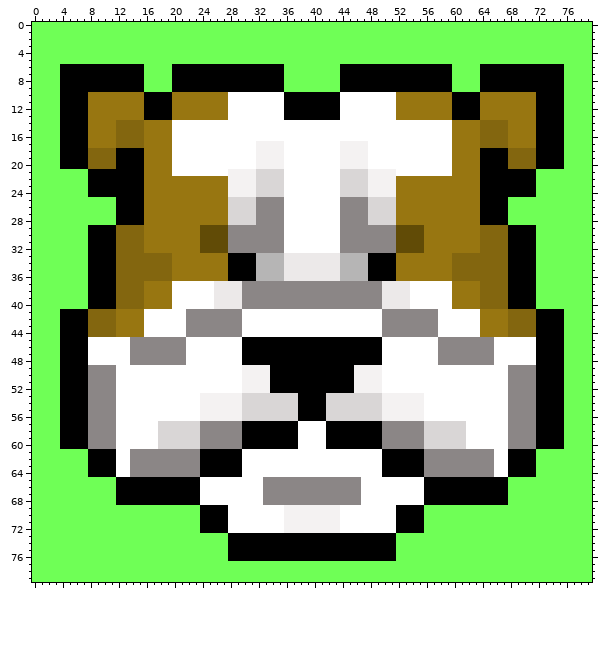
A sprite sheet gets an edit: client/public/images/pf_bulldog.png. The picture above is the old version.
The file is 160x160 pixels, drawn in blocks of 2x2; one block is one cell here. Colours within 5 levels of each other are drawn and written as one.
The result:
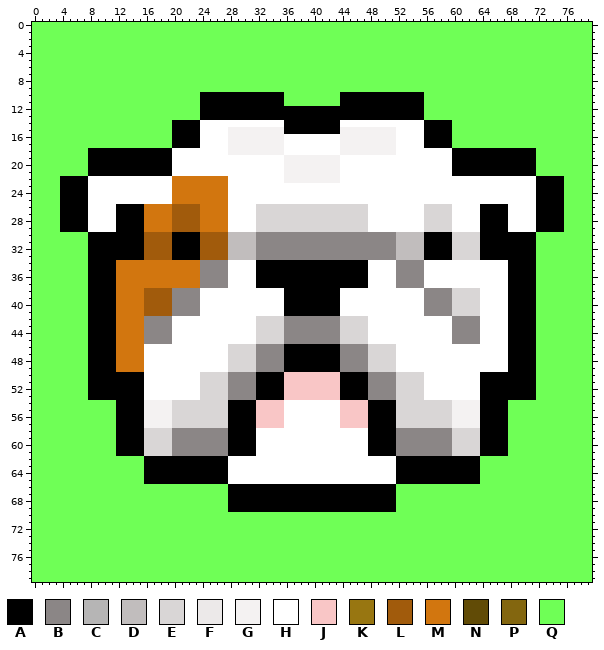
Palette (. is transparent): A #000000  B #8b8686  C #b6b5b5  D #c1bdbd  E #d9d6d6  F #ece9e9  G #f4f2f2  H #ffffff  J #f9c6c6  K #987611  L #a15b0c  M #d2760f  N #614b06  P #83660f  Q #6fff56
From old to new:
Changed rows in their new state; - is an unchanged pixel.
first column x 4:
 6 QQQQQQQQQQQQ----QQQQQQQQQQQQQQQQ--------QQQQQQQQQQQQQQQQ----QQQQQQQQQQQQ
 7 QQQQQQQQQQQQ----QQQQQQQQQQQQQQQQ--------QQQQQQQQQQQQQQQQ----QQQQQQQQQQQQ
 8 QQQQQQQQQQQQ----QQQQQQQQQQQQQQQQ--------QQQQQQQQQQQQQQQQ----QQQQQQQQQQQQ
 9 QQQQQQQQQQQQ----QQQQQQQQQQQQQQQQ--------QQQQQQQQQQQQQQQQ----QQQQQQQQQQQQ
10 QQQQQQQQQQQQQQQQQQQQAAAAAAAAAAAAQQQQQQQQAAAAAAAAAAAAQQQQQQQQQQQQQQQQQQQQ
11 QQQQQQQQQQQQQQQQQQQQAAAAAAAAAAAAQQQQQQQQAAAAAAAAAAAAQQQQQQQQQQQQQQQQQQQQ
12 QQQQQQQQQQQQQQQQQQQQAAAAAAAAAAAA--------AAAAAAAAAAAAQQQQQQQQQQQQQQQQQQQQ
13 QQQQQQQQQQQQQQQQQQQQAAAAAAAAAAAA--------AAAAAAAAAAAAQQQQQQQQQQQQQQQQQQQQ
14 QQQQQQQQQQQQQQQQAAAA------------AAAAAAAA------------AAAAQQQQQQQQQQQQQQQQ
15 QQQQQQQQQQQQQQQQAAAA----GGGGGGGGAAAAAAAAGGGGGGGG----AAAAQQQQQQQQQQQQQQQQ
16 QQQQQQQQQQQQQQQQAAAA----GGGGGGGG--------GGGGGGGG----AAAAQQQQQQQQQQQQQQQQ
17 QQQQQQQQQQQQQQQQAAAA----GGGG----------------GGGG----AAAAQQQQQQQQQQQQQQQQ
18 QQQQAAAA----AAAA--------GGGG----------------GGGG--------AAAA----AAAAQQQQ
19 QQQQAAAA----AAAA------------HHHHGGGGGGGGHHHH------------AAAA----AAAAQQQQ
20 QQQQAAAA----AAAA------------HHHHGGGGGGGGHHHH------------AAAA----AAAAQQQQ
21 ------------AAAA--------HHHHHHHHGGGGGGGGHHHHHHHH--------AAAA------------
22 AAAAHHHHHHHHHHHHMMMMMMMMHHHHHHHHGGGGGGGGHHHHHHHHHHHHHHHHHHHHHHHHHHHHAAAA
23 AAAAHHHHHHHHHHHHMMMMMMMMHHHHHHHH--------HHHHHHHHHHHHHHHHHHHHHHHHHHHHAAAA
24 AAAAHHHHHHHHHHHHMMMMMMMMHHHHHHHH--------HHHHHHHHHHHHHHHHHHHHHHHHHHHHAAAA
25 AAAAHHHHHHHHHHHHMMMMMMMMHHHHHHHH--------HHHHHHHHHHHHHHHHHHHHHHHHHHHHAAAA
26 AAAAHHHH----MMMMLLLLMMMMHHHHEEEEEEEEEEEEEEEEHHHHHHHHEEEEHHHH----HHHHAAAA
27 AAAAHHHH----MMMMLLLLMMMMHHHHEEEEEEEEEEEEEEEEHHHHHHHHEEEEHHHH----HHHHAAAA
28 AAAAHHHH----MMMMLLLLMMMMHHHHEEEEEEEEEEEEEEEEHHHHHHHHEEEEHHHH----HHHHAAAA
29 AAAAHHHHAAAAMMMMLLLLMMMMHHHHEEEEEEEEEEEEEEEEHHHHHHHHEEEEHHHHAAAAHHHHAAAA
30 --------AAAALLLLAAAALLLLDDDD----BBBBBBBB--------DDDDAAAAEEEEAAAA--------
31 --------AAAALLLLAAAALLLLDDDD----BBBBBBBB--------DDDDAAAAEEEEAAAA--------
32 --------AAAALLLLAAAALLLLDDDD----BBBBBBBB--------DDDDAAAAEEEEAAAA--------
33 --------AAAALLLLAAAALLLLDDDDBBBBBBBBBBBBBBBBBBBBDDDDAAAAEEEEAAAA--------
34 --------MMMMMMMMMMMMBBBBHHHHAAAAAAAAAAAAAAAAHHHHBBBBHHHHHHHHHHHH--------
35 --------MMMMMMMMMMMMBBBBHHHHAAAAAAAAAAAAAAAAHHHHBBBBHHHHHHHHHHHH--------
36 --------MMMMMMMMMMMMBBBBHHHHAAAAAAAAAAAAAAAAHHHHBBBBHHHHHHHHHHHH--------
37 --------MMMMMMMMMMMMBBBBHHHHAAAAAAAAAAAAAAAAHHHHBBBB----HHHHHHHH--------
38 --------MMMMLLLLBBBB--HHHHHHHHHHAAAAAAAAHHHHHHHHHH--BBBBEEEEHHHH--------
39 --------MMMMLLLLBBBB--HHHHHHHHHHAAAAAAAAHHHHHHHHHH--BBBBEEEEHHHH--------
40 --------MMMMLLLLBBBB--HHHHHHHHHHAAAAAAAAHHHHHHHHHH--BBBBEEEEHHHH--------
41 QQQQAAAAMMMMLLLLBB--HHHHHH------AAAAAAAA------HHHHHH--BBEEEEHHHHAAAAQQQQ
42 QQQQAAAAMMMMBBBB--HHHHHHHH--EEEEBBBBBBBBEEEE--HHHHHHHH--BBBBHHHHAAAAQQQQ
43 QQQQAAAAMMMMBBBB--HHHHHHHH--EEEEBBBBBBBBEEEE--HHHHHHHH--BBBBHHHHAAAAQQQQ
44 QQQQAAAAMMMMBBBB--HHHHHHHH--EEEEBBBBBBBBEEEE--HHHHHHHH--BBBBHHHHAAAAQQQQ
45 QQQQAAAAMMMM----HH--------HHEEEEBBBBBBBBEEEEHH--------HH----HH--AAAAQQQQ
46 QQQQAAAAMMMMHHHHHH------EEEEBBBB--------BBBBEEEE------HHHHHHHH--AAAAQQQQ
47 QQQQAAAAMMMMHHHHHH------EEEEBBBB--------BBBBEEEE------HHHHHHHH--AAAAQQQQ
48 QQQQAAAAMMMMHHHHHH------EEEEBBBB--------BBBBEEEE------HHHHHHHH--AAAAQQQQ
49 QQQQAAAAMMMM------------EEEEBBBB--------BBBBEEEE----------------AAAAQQQQ
50 QQQQAAAAAAAA--------EEEEBBBBAA--JJJJJJJJ--AABBBBEEEE--------AAAAAAAAQQQQ
51 QQQQAAAAAAAA--------EEEEBBBBAA--JJJJJJJJ--AABBBBEEEE--------AAAAAAAAQQQQ
52 QQQQAAAAAAAA--------EEEEBBBBAA--JJJJJJJJ--AABBBBEEEE--------AAAAAAAAQQQQ
53 QQQQAAAAAAAA--------EEEEBBBBAAAAJJJJJJJJAAAABBBBEEEE--------AAAAAAAAQQQQ
54 QQQQQQQQAAAAGGGGEEEEEEEEAAAAJJJJHHHHHHHHJJJJAAAAEEEEEEEEGGGGAAAAQQQQQQQQ
55 QQQQQQQQAAAAGGGGEEEEEEEEAAAAJJJJHHHHHHHHJJJJAAAAEEEEEEEEGGGGAAAAQQQQQQQQ
56 QQQQQQQQAAAAGGGGEEEEEEEEAAAAJJJJHHHHHHHHJJJJAAAAEEEEEEEEGGGGAAAAQQQQQQQQ
57 QQQQQQQQAAAAGGGG----EEEEAA--JJJJHH----HHJJJJ--AAEEEE----GGGGAAAAQQQQQQQQ
58 QQQQQQQQAAAAEE--BBBB----AA--HHHHHH----HHHHHH--AA----BBBB--EEAAAAQQQQQQQQ
59 QQQQQQQQAAAAEE--BBBB----AA--HHHHHH----HHHHHH--AA----BBBB--EEAAAAQQQQQQQQ
60 QQQQQQQQAAAAEE--BBBB----AA--HHHHHH----HHHHHH--AA----BBBB--EEAAAAQQQQQQQQ
61 ----QQQQAAAAEEEE----BBBB--AA----------------AA--BBBB----EEEEAAAAQQQQ----
62 ----QQQQQQQQAAAAAAAA----HH--------------------HH----AAAAAAAAQQQQQQQQ----
63 ----QQQQQQQQAAAAAAAA----HH--------------------HH----AAAAAAAAQQQQQQQQ----
64 ----QQQQQQQQAAAAAAAA----HH--------------------HH----AAAAAAAAQQQQQQQQ----
65 --------QQQQ--------AAAA-----HHHHHHHHHHHHHH-----AAAA--------QQQQ--------
66 --------QQQQQQQQQQQQQQQQAAAAAAAAAAAAAAAAAAAAAAAAQQQQQQQQQQQQQQQQ--------
67 --------QQQQQQQQQQQQQQQQAAAAAAAAAAAAAAAAAAAAAAAAQQQQQQQQQQQQQQQQ--------
68 --------QQQQQQQQQQQQQQQQAAAAAAAAAAAAAAAAAAAAAAAAQQQQQQQQQQQQQQQQ--------
69 --------------------QQQQAAAAAAAAAAAAAAAAAAAAAAAAQQQQ--------------------
70 --------------------QQQQQQQQQQQQQQQQQQQQQQQQQQQQQQQQ--------------------
71 --------------------QQQQQQQQQQQQQQQQQQQQQQQQQQQQQQQQ--------------------
72 --------------------QQQQQQQQQQQQQQQQQQQQQQQQQQQQQQQQ--------------------
73 ------------------------QQQQQQQQQQQQQQQQQQQQQQQQ------------------------
74 ------------------------QQQQQQQQQQQQQQQQQQQQQQQQ------------------------
75 ------------------------QQQQQQQQQQQQQQQQQQQQQQQQ------------------------
76 ------------------------QQQQQQQQQQQQQQQQQQQQQQQQ------------------------
Where, in picture pixels (left, top, right, bottom), the same in both pictures:
changed: (60, 64, 564, 561)
